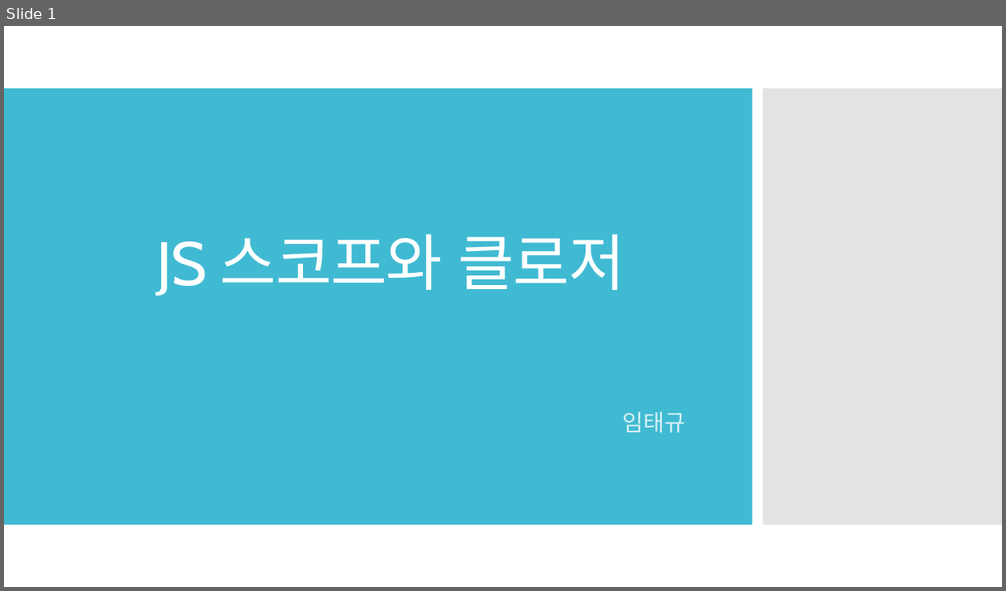
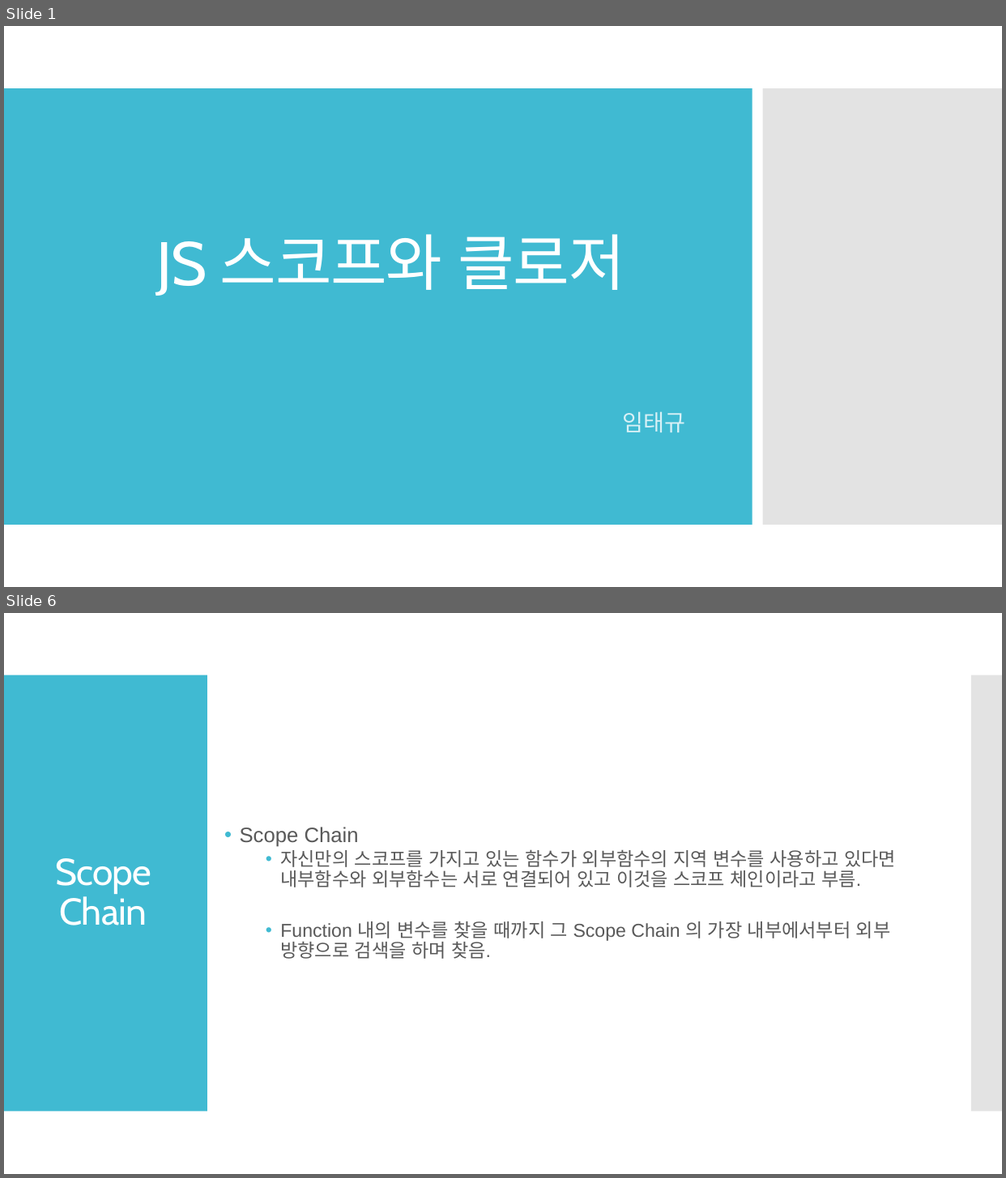
Before and after one commit to Laon63/Study_Javascript, a slide deck: JS 스코프와 클로저.pptx. Shown one above the other, each under a label of ours: slide 1 before the commit, slides 1 and 6 after it; the slides between them are not shown. The pictures are 1006x591 and 1006x1178 pixels, drawn with LibreOffice and Linux fonts; fonts in the diff are those of the drawing. Boxes give left, top, right and bottom in pixels: in the first picture for what was removed or moved away, otherwise in the second. Text is boxed around its words. In the diff, an @@ line names an element or a change of style, - is before the commit and + after.

```diff
--- a/JS 스코프와 클로저.pptx
+++ b/JS 스코프와 클로저.pptx
@@ slide 6 added at (x1=4, y1=613, x2=1002, y2=1174), background #FFFFFF @@
@@ rectangle added at (x1=4, y1=675, x2=207, y2=1112), fill #40BAD2 @@
@@ rectangle added at (x1=971, y1=675, x2=1002, y2=1112), fill #C8C8C8 at 50% opacity @@
@@ text added at (x1=240, y1=827, x2=896, y2=959), 18 pt, text #595959 @@
+• Scope Chain
+  • 자신만의 스코프를 가지고 있는 함수가 외부함수의 지역 변수를 사용하고 있다면 내부함수와 외부함수는 서로 연결되어 있고 이것을 스코프 체인이라고 부름.
+  • Function 내의 변수를 찾을 때까지 그 Scope Chain 의 가장 내부에서부터 외부 방향으로 검색을 하며 찾음.
@@ title added at (x1=55, y1=858, x2=151, y2=926), 36 pt, text #FFFFFF @@
+Scope Chain
```
Also in this commit, not shown: 5 slides changed, 7 other slides added, 1 slide removed.
